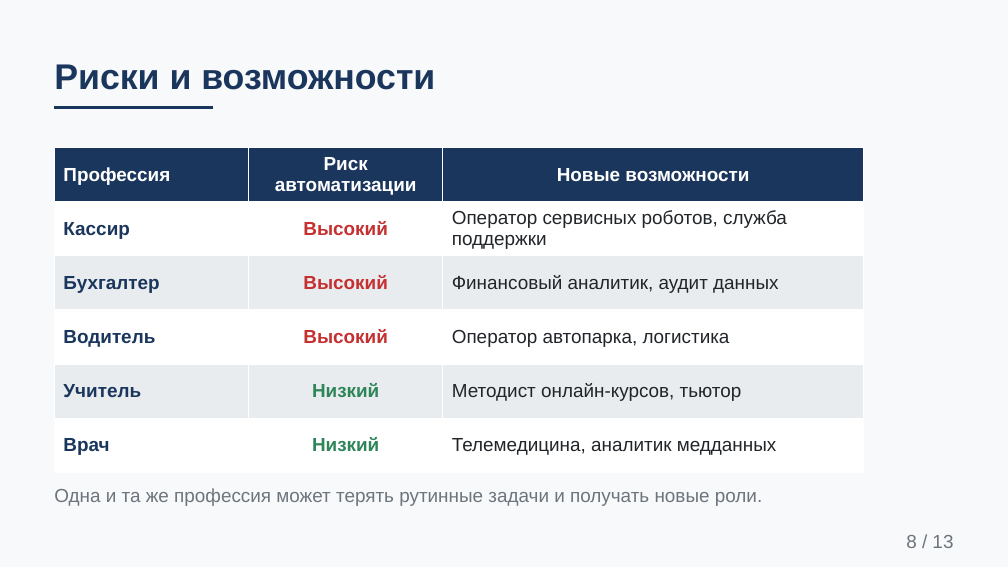
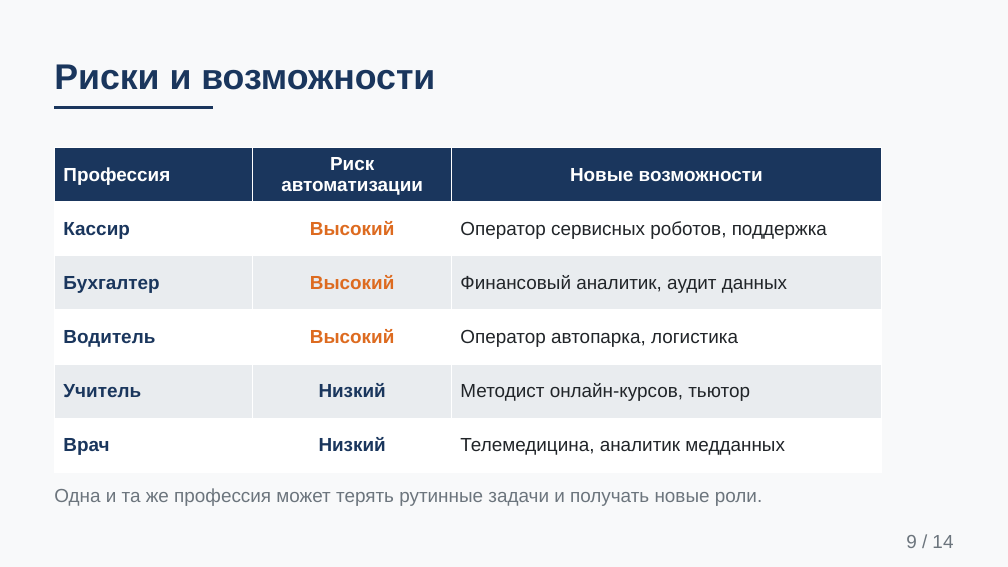
Before and after one commit to Pavel1778/Presentation-version2, a slide deck: slide 9 of future-of-work.pptx (slide 8 before the commit). Drawn at 1008x567 pixels with LibreOffice and Linux fonts; fonts in the diff are those of the drawing. Boxes give left, top, right and bottom in pixels: in the first picture for what was removed or moved away, otherwise in the second. Text is boxed around its words. In the diff, an @@ line names an element or a change of style, - is before the commit and + after.

Commit message:
Rework deck: new author, two-colour palette, patterned backgrounds
- Author set to Kobzev Timoy (IS-24)
- Palette reduced to navy + orange (colour now carries meaning)
- Hook slide added after the cover; deck is 14 slides
- Patterned backgrounds (dot grids, halftones, corner arcs, ribbons)
  and an isotype waffle infographic
- Sources switched to Russian-language editions

```diff
--- a/future-of-work.pptx
+++ b/future-of-work.pptx
@@ table at (54,147,882,473) @@
-row 2, column 3: Оператор сервисных роботов, служба поддержки
+row 2, column 3: Оператор сервисных роботов, поддержка
@@ text colour #C53030 to #DD6B20 in "Высокий", "Высокий", "Высокий" @@
@@ text colour #2F855A to #1A365D in "Низкий", "Низкий" @@
@@ table: place and size @@
-table at (54,147,864,473)
+table at (54,147,882,473)
@@ text at (906,535,953,548): text changed @@
-8 / 13
+9 / 14
```
Also in this commit, not shown: 10 other slides changed, 3 slides added, 2 slides removed, 6 other files.
